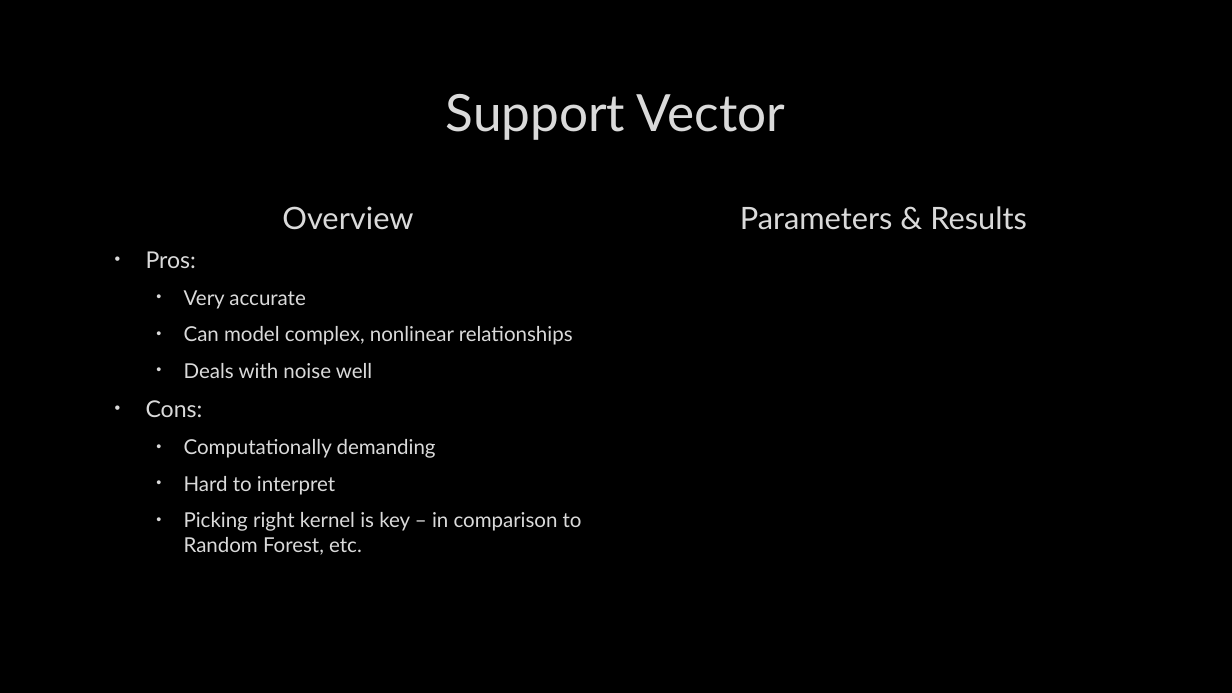
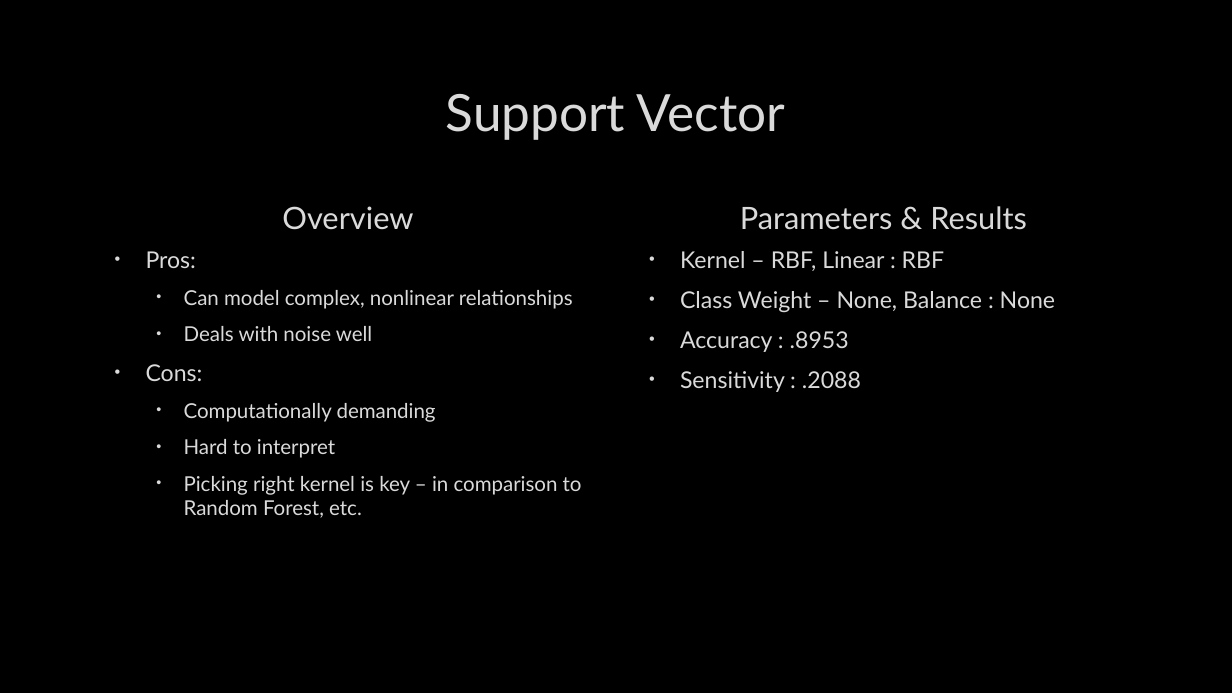
Before and after one commit to zinrion/Thinkful-Projects, a slide deck: slide 15 of Bank Marketing.pptx. Drawn at 1232x693 pixels with LibreOffice and Linux fonts; fonts in the diff are those of the drawing; background and template pictures are left out. Boxes give left, top, right and bottom in pixels: in the first picture for what was removed or moved away, otherwise in the second. Text is boxed around its words. In the diff, an @@ line names an element or a change of style, - is before the commit and + after.

```diff
--- a/Bank Marketing.pptx
+++ b/Bank Marketing.pptx
@@ text added at [680,251,1055,392], 18 pt, text #DADADA @@
+• Kernel – RBF, Linear : RBF
+• Class Weight – None, Balance : None
+• Accuracy : .8953
+• Sensitivity : .2088
@@ text at [184,290,305,309]: paragraph removed @@
-  • Very accurate
```
Also in this commit, not shown: 12 other slides changed, 1 slide added, 2 slides removed.
